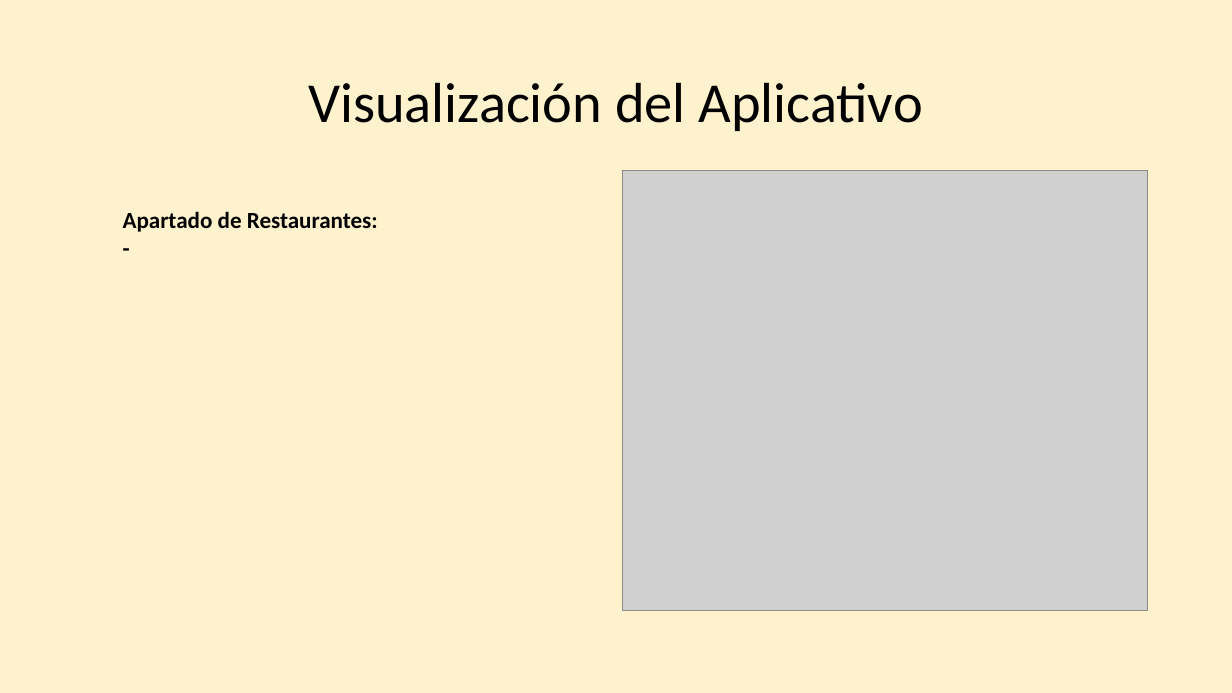
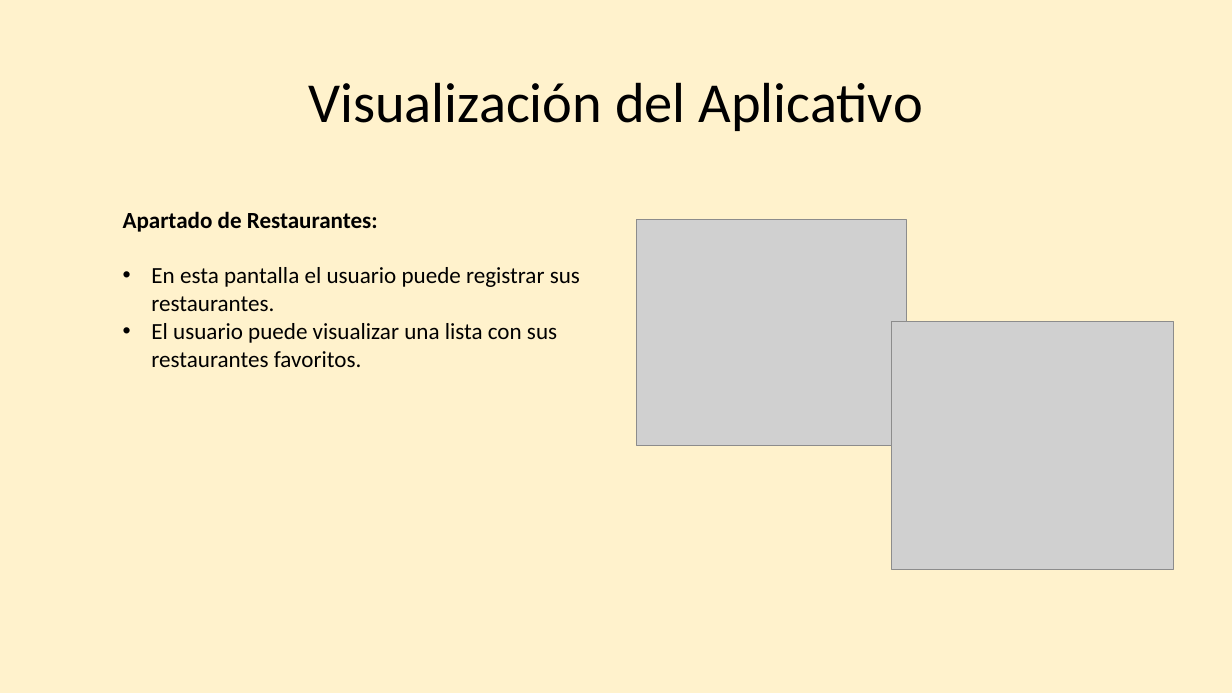
Before and after one commit to SoongCi/hoisu-docs, a slide deck: slide 8 of Capacitacion.pptx (slide 6 before the commit). Drawn at 1232x693 pixels with LibreOffice and Linux fonts; fonts in the diff are those of the drawing; grey boxes stand for pictures. Boxes give left, top, right and bottom in pixels: in the first picture for what was removed or moved away, otherwise in the second. Text is boxed around its words. In the diff, an @@ line names an element or a change of style, - is before the commit and + after.

```diff
--- a/Capacitacion.pptx
+++ b/Capacitacion.pptx
@@ picture: place and size @@
-picture at bbox=[622, 171, 1147, 611]
+picture at bbox=[637, 219, 907, 445]
@@ text at bbox=[151, 267, 580, 367]: text changed; bold off @@
--
+• En esta pantalla el usuario puede registrar sus restaurantes.
+• El usuario puede visualizar una lista con sus restaurantes favoritos.
@@ picture added at bbox=[892, 322, 1174, 569] @@
```
Also in this commit, not shown: 6 other slides changed, 1 slide added, 1 other file.
